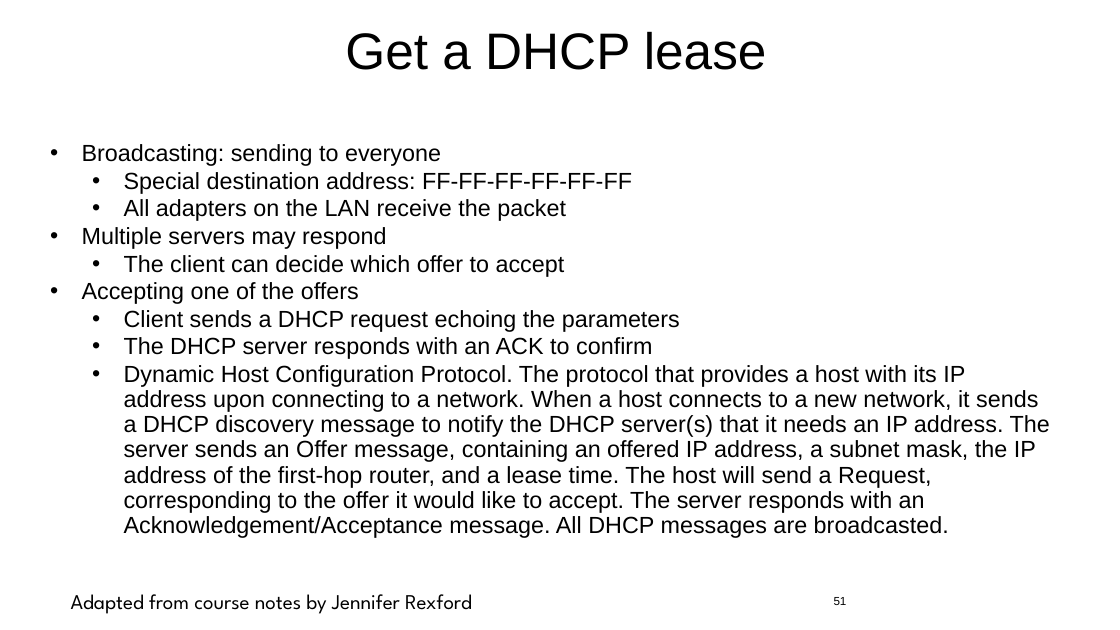
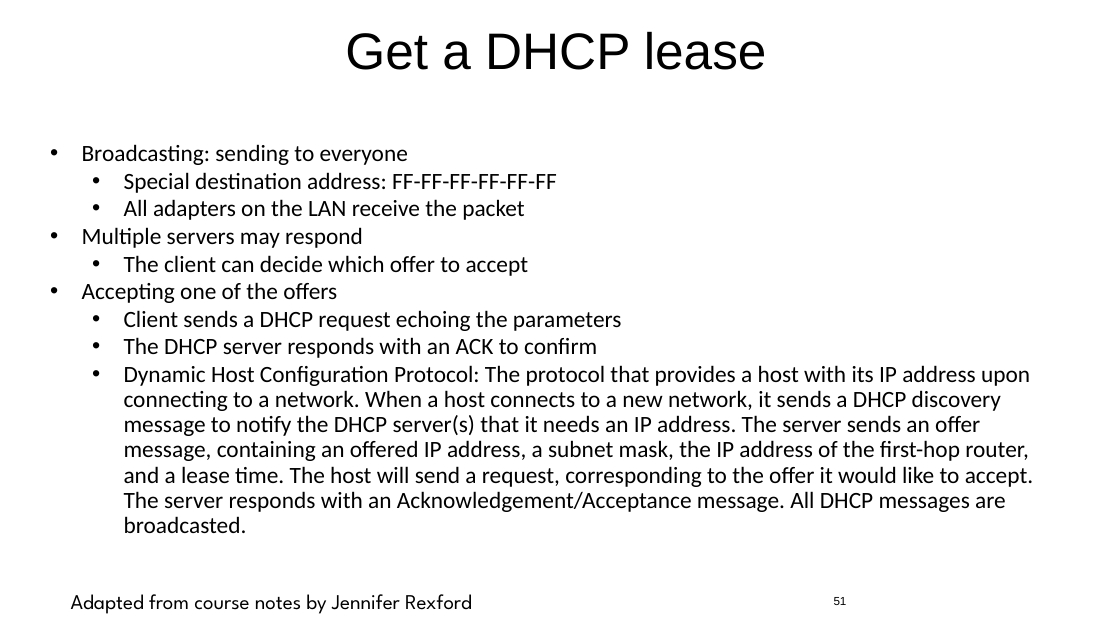
Before and after one commit to jlmucb/class_notes, a slide deck: slide 51 of IoT/pptx/IoTSoftwareNetworking.pptx. Drawn at 1120x630 pixels with LibreOffice and Linux fonts; fonts in the diff are those of the drawing. Boxes give left, top, right and bottom in pixels: in the first picture for what was removed or moved away, otherwise in the second. Text is boxed around its words. In the diff, an @@ line names an element or a change of style, - is before the commit and + after.

Commit message:
IoT changes

```diff
--- a/IoT/pptx/IoTSoftwareNetworking.pptx
+++ b/IoT/pptx/IoTSoftwareNetworking.pptx
@@ text at (82,144,622,358): font Arial to Calibri in "Broadcasting: sending to everyone", "Special destination address: FF-FF-FF-FF-FF-FF", "All adapters on the LAN receive the ...", "Multiple servers may respond" and 4 more places @@
@@ text at (124,365,1033,533): text changed; font Arial to Calibri @@
-  • Dynamic Host Configuration Protocol. The protocol that provides a host with its IP address upon connecting to a network. When a host connects to a new network, it sends a DHCP discovery message to notify the DHCP server(s) that it needs an IP address. The server sends an Offer message, containing an offered IP address, a subnet mask, the IP address of the first-hop router, and a lease time. The host will send a Request, corresponding to the offer it would like to accept. The server responds with an Acknowledgement/Acceptance message. All DHCP messages are broadcasted.
+  • Dynamic Host Configuration Protocol: The protocol that provides a host with its IP address upon connecting to a network. When a host connects to a new network, it sends a DHCP discovery message to notify the DHCP server(s) that it needs an IP address. The server sends an offer message, containing an offered IP address, a subnet mask, the IP address of the first-hop router, and a lease time. The host will send a request, corresponding to the offer it would like to accept. The server responds with an Acknowledgement/Acceptance message. All DHCP messages are broadcasted.
```
Also in this commit, not shown: 21 other slides changed, 1 slide added.
